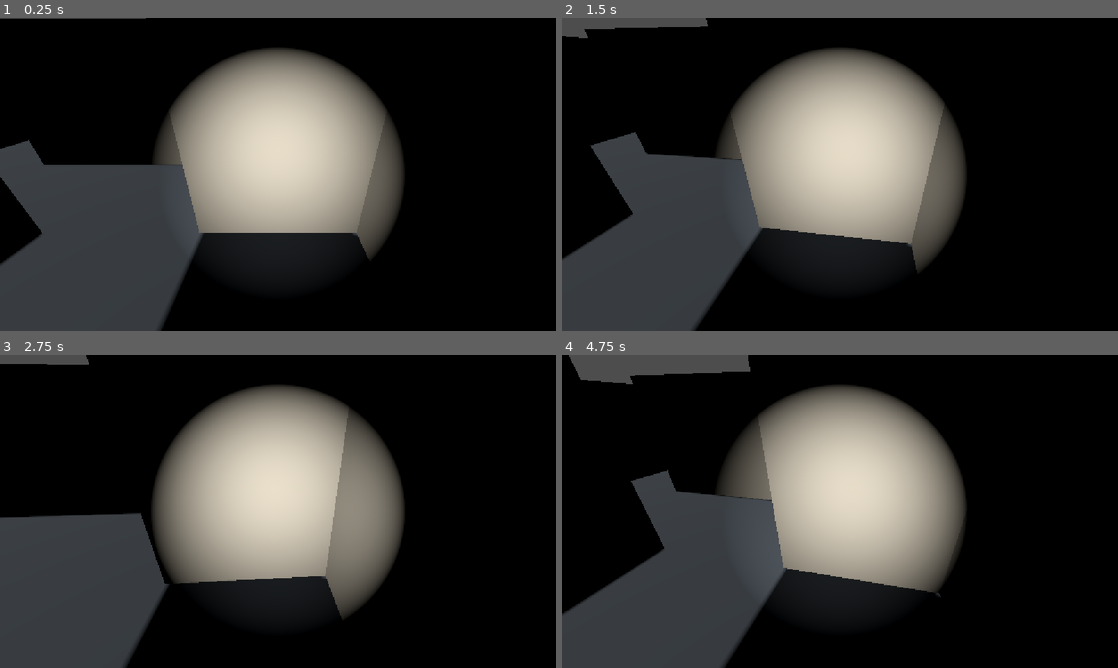
Above: before the commit, frames 1-4 (two rows, left to right).
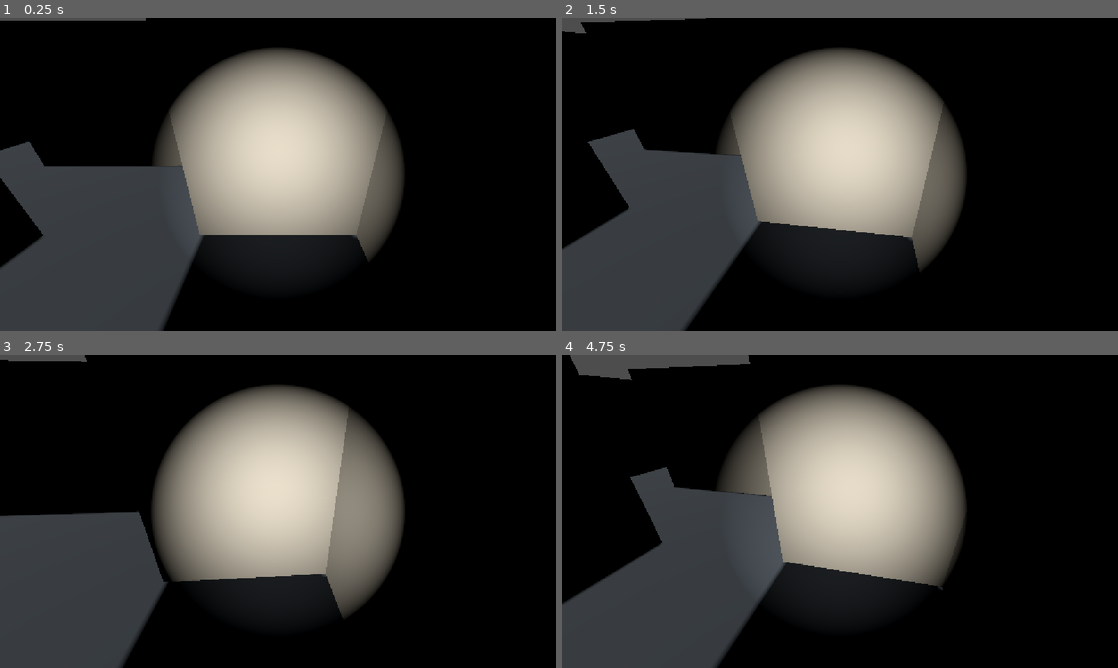
Above: after the commit, the same moments.

Repository: idtest1gg-arch/maze
Game: Godot game, scene res://Main.tscn
Same seed, same stepped clock (60 frames per second), same inputs: the game is played once before the commit and once after it.
Inputs (mouse positions are in pixels of both pictures, inside the frame that each line leads up to):
- Up to frame 1 (0.25 s): no input
- Up to frame 2 (1.5 s): tap Enter at 0.5 s; move the mouse to (867, 174) at 0.52 s; hold Ctrl 0.53-1.28 s; hold W from 0.53 s (still down); click (867, 174) at 0.67 s; tap Space at 0.77, 1.07 s; tap Q at 0.8, 1.35 s; move the mouse to (812, 174) at 1.27 s
- Up to frame 3 (2.75 s): keep holding W; tap Space at 1.52, 1.82, 2.3 s; tap E at 1.55 s; move the mouse to (289, 505) at 2.02 s; hold E from 2.03 s (still down)
- Up to frame 4 (4.75 s): keep holding W; move the mouse to (834, 517) at 2.77 s; release E at 2.78 s; tap Space at 2.85, 3.02, 3.32, 3.77, 4.07, 4.52 s; click (834, 517) at 2.92 s; tap Ctrl at 3.05 s; move the mouse to (878, 514) at 3.52 s; hold Ctrl 3.53-4.28 s; tap Q at 3.8, 4.35 s; move the mouse to (795, 508) at 4.27 s; tap E at 4.55 s

The runs differ from the first frame. In frame 1, 0.7% of the frame differs, in the area x 0-69%, y 0-100%; in frame 2, 2.5%; in frame 3, 0.7%; in frame 4, 2.6%.

Commit message:
Optimize the player setup by defining the hitbox in the scene instead of code, add free-fly Y movement, fix the missing audio by switching to AudioStreamPlayer, and make the shake softer and smoother.

Diff:
--- a/maze/Main.tscn
+++ b/maze/Main.tscn
@@ -3,6 +3,10 @@
 [ext_resource type="Script" path="res://MazeGenerator.gd" id="1"]
 [ext_resource type="Script" path="res://Player.gd" id="2"]
 [ext_resource type="AudioStream" path="res://footstep-on-concrete-4.wav" id="3"]
+
+[sub_resource type="CapsuleShape3D" id="CapsuleShape3D_1"]
+radius = 0.35
+height = 1.2
 
 [node name="MazeRoot" type="Node3D"]
 script = ExtResource("1")
@@ -16,10 +20,13 @@
 script = ExtResource("2")
 speed = 4.5
 mouse_sensitivity = 0.0025
-bob_frequency = 10.0
-bob_amplitude = 0.05
-bob_vertical = 0.08
+bob_frequency = 8.0
+bob_amplitude = 0.025
+bob_vertical = 0.045
 free_fly_speed = 8.0
+
+[node name="CollisionShape3D" type="CollisionShape3D" parent="Player"]
+shape = SubResource("CapsuleShape3D_1")
 
 [node name="Camera3D" type="Camera3D" parent="Player"]
 transform = Transform3D(1, 0, 0, 0, 1, 0, 0, 0, 1, 0, 0.7, 0)
@@ -32,12 +39,9 @@
 spot_angle = 32.0
 shadow_enabled = true
 
-[node name="AudioStreamPlayer3D" type="AudioStreamPlayer3D" parent="Player"]
+[node name="AudioStreamPlayer" type="AudioStreamPlayer" parent="Player"]
 stream = ExtResource("3")
-volume_db = -8.0
-pitch_scale = 1.0
-attenuation_model = 1
-max_distance = 18.0
+volume_db = -10.0
 
 [node name="DirectionalLight3D" type="DirectionalLight3D" parent="."]
 rotation_degrees = Vector3(270, 0, 0)
--- a/maze/Player.gd
+++ b/maze/Player.gd
@@ -7,9 +7,9 @@
 @export var min_pitch: float = -1.3
 @export var max_pitch: float = 1.3
 
-@export var bob_frequency: float = 10.0
-@export var bob_amplitude: float = 0.04
-@export var bob_vertical: float = 0.06
+@export var bob_frequency: float = 8.0
+@export var bob_amplitude: float = 0.025
+@export var bob_vertical: float = 0.045
 @export var free_fly_speed: float = 8.0
 
 var pitch: float = -0.5
@@ -19,25 +19,15 @@
 var free_camera: bool = false
 var step_timer: float = 0.0
 var step_interval: float = 0.45
-var current_step_volume: float = -8.0
 
 @onready var camera: Camera3D = $Camera3D
 @onready var flashlight: SpotLight3D = $Camera3D/SpotLight3D
-@onready var footstep_audio: AudioStreamPlayer3D = $AudioStreamPlayer3D
+@onready var footstep_audio: AudioStreamPlayer = $AudioStreamPlayer
 
 func _ready() -> void:
-    _build_collision_shape()
     camera_base_position = camera.position
     Input.set_mouse_mode(Input.MOUSE_MODE_CAPTURED)
     update_look()
-
-func _build_collision_shape() -> void:
-    var collision := CollisionShape3D.new()
-    var capsule := CapsuleShape3D.new()
-    capsule.radius = 0.35
-    capsule.height = 1.2
-    collision.shape = capsule
-    add_child(collision)
 
 func _unhandled_input(event: InputEvent) -> void:
     if event is InputEventKey and event.is_pressed() and event.keycode == KEY_F4:
@@ -107,10 +97,10 @@
         move_vec -= transform.basis.x
     if Input.is_key_pressed(KEY_D):
         move_vec += transform.basis.x
-    if Input.is_key_pressed(KEY_Q):
+    if Input.is_key_pressed(KEY_SPACE):
+        move_vec.y += 1.0
+    if Input.is_key_pressed(KEY_CTRL):
         move_vec.y -= 1.0
-    if Input.is_key_pressed(KEY_E):
-        move_vec.y += 1.0
 
     if move_vec.length_squared() > 0.0:
         move_vec = move_vec.normalized() * free_fly_speed
@@ -124,30 +114,27 @@
     if move_speed > 0.1:
         bob_time += delta * bob_frequency * (move_speed / max(speed, 0.001))
     else:
-        bob_time = lerp(bob_time, 0.0, delta * 10.0)
+        bob_time = lerp(bob_time, 0.0, delta * 7.0)
 
     var bob_strength: float = 0.0
     if move_speed > 0.1:
         bob_strength = clamp(move_speed / max(speed, 0.001), 0.0, 1.0)
 
-    var bob_target_x: float = sin(bob_time * 2.0) * bob_amplitude * 0.5
-    var bob_target_y: float = abs(sin(bob_time)) * bob_vertical
-    var bob_target_z: float = cos(bob_time * 2.0) * bob_amplitude * 0.2
-    var shake_x: float = sin(bob_time * 7.0) * 0.008 * bob_strength
-    var shake_y: float = cos(bob_time * 9.0) * 0.006 * bob_strength
+    var target_x: float = sin(bob_time * 2.0) * bob_amplitude * 0.6
+    var target_y: float = sin(bob_time * 2.0 + PI * 0.5) * bob_vertical * 0.7
+    var target_z: float = cos(bob_time * 2.0) * bob_amplitude * 0.2
+    var shake_x: float = sin(bob_time * 10.0) * 0.003 * bob_strength
+    var shake_y: float = cos(bob_time * 8.0) * 0.0022 * bob_strength
 
-    var bob_target := Vector3(bob_target_x, bob_target_y, bob_target_z)
-    var shake := Vector3(shake_x, shake_y, 0.0)
-    camera.position = camera_base_position + bob_target + shake
+    camera.position = camera_base_position + Vector3(target_x, target_y, target_z) + Vector3(shake_x, shake_y, 0.0)
 
 func play_step_sound(delta: float) -> void:
     step_timer -= delta
     if step_timer <= 0.0:
-        if footstep_audio and footstep_audio.stream != null:
+        if footstep_audio and footstep_audio.stream != null and not footstep_audio.playing:
             footstep_audio.pitch_scale = 0.95 + randf_range(-0.08, 0.08)
-            footstep_audio.volume_db = current_step_volume + randf_range(-1.5, 1.0)
-            if not footstep_audio.playing:
-                footstep_audio.play()
+            footstep_audio.volume_db = -10.0 + randf_range(-1.5, 1.0)
+            footstep_audio.play()
         step_timer = step_interval
 
 func update_look() -> void:
